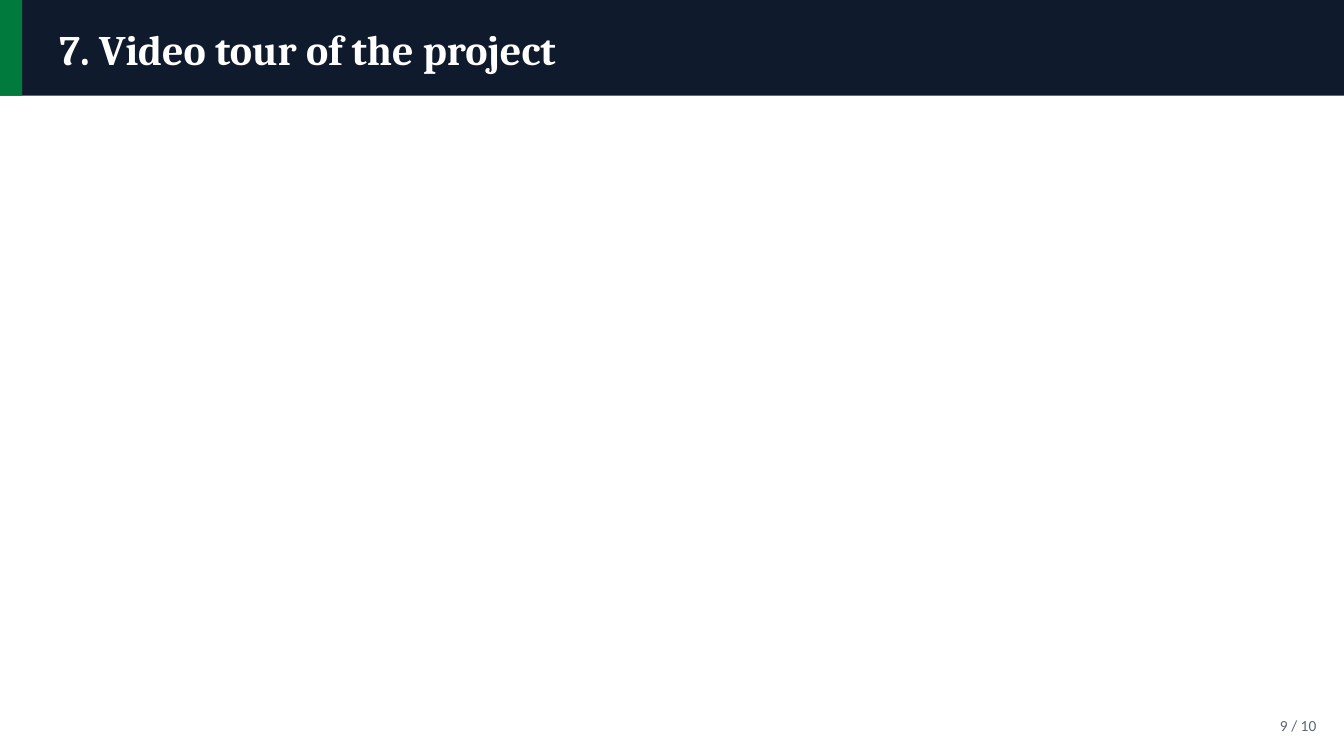
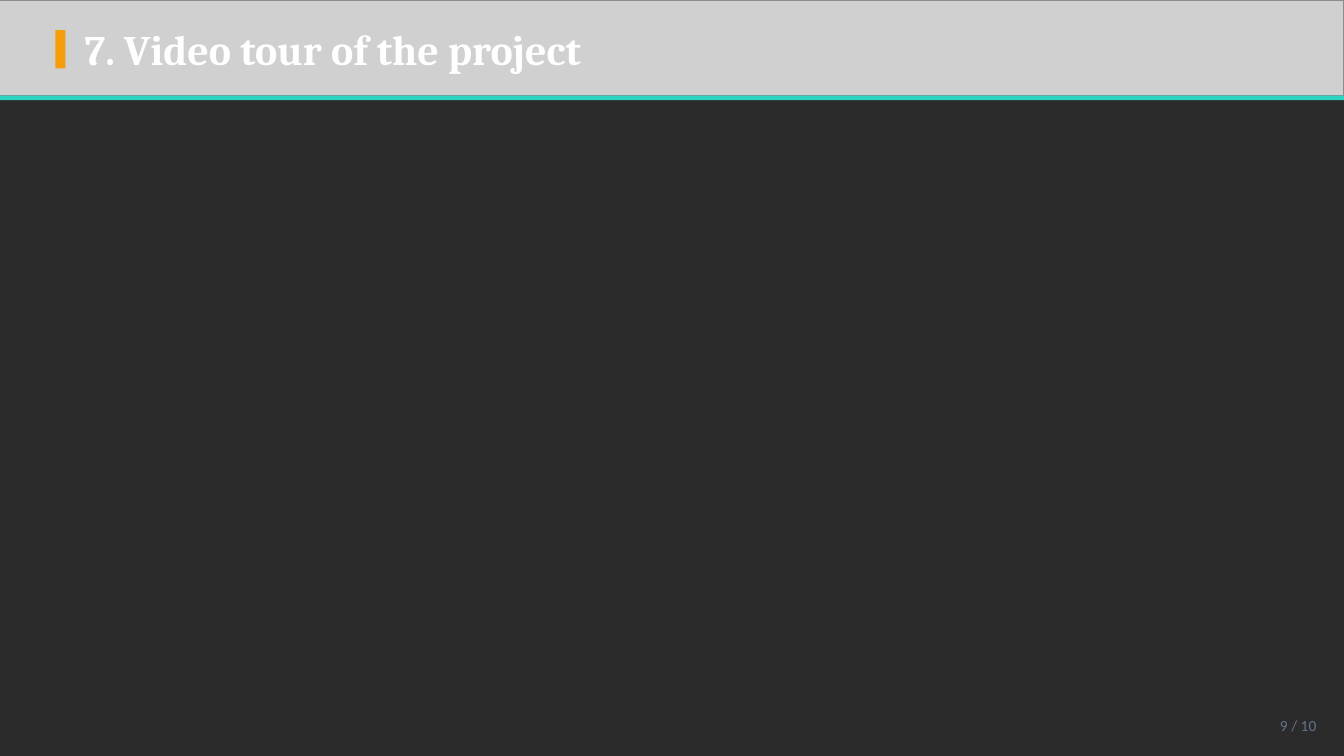
Before and after one commit to ShifatHasanGNS/Sentinel, a slide deck: slide 9 of Docs/Deliverables/Slides/Sentinel_Presentation.pptx. Drawn at 1344x756 pixels with LibreOffice and Linux fonts; fonts in the diff are those of the drawing; grey boxes stand for pictures; background and template pictures are left out; a plain dark background stands for a picture behind light text. Boxes give left, top, right and bottom in pixels: in the first picture for what was removed or moved away, otherwise in the second. Text is boxed around its words. In the diff, an @@ line names an element or a change of style, - is before the commit and + after.

Commit message:
Slides: midnight-and-teal PPTX theme with procedurally generated backdrops

```diff
--- a/Docs/Deliverables/Slides/Sentinel_Presentation.pptx
+++ b/Docs/Deliverables/Slides/Sentinel_Presentation.pptx
@@ background #FFFFFF to picture (left out) @@
@@ picture added at [0,0,1344,96] @@
@@ text "7. Video tour of the ...": place and size @@
-text "7. Video tour of the ..." at [59,35,556,74]
+text "7. Video tour of the ..." at [85,36,581,74]
@@ rectangle: place and size @@
-rectangle at [0,0,22,96]
+rectangle at [55,30,66,69]
@@ rectangle at [55,30,66,69]: fill #007A3D to #F59E0B @@
@@ rectangle: place and size @@
-rectangle at [0,0,1344,96]
+rectangle at [0,96,1344,100]
@@ rectangle at [0,96,1344,100]: fill #0F1B2D to #2DD4BF @@
@@ text "9 / 10" at [1280,721,1317,731]: text colour #5A6673 to #64748B @@
```
Also in this commit, not shown: 9 other slides changed, 6 other files.
